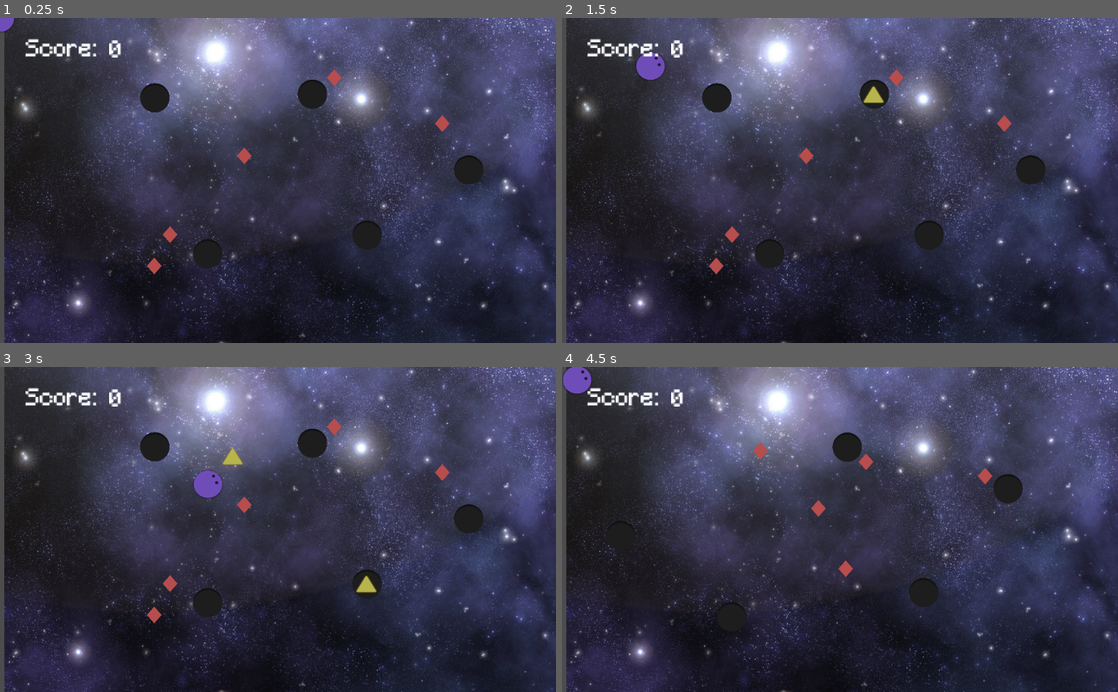
Above: before the commit, frames 1-4 (two rows, left to right).
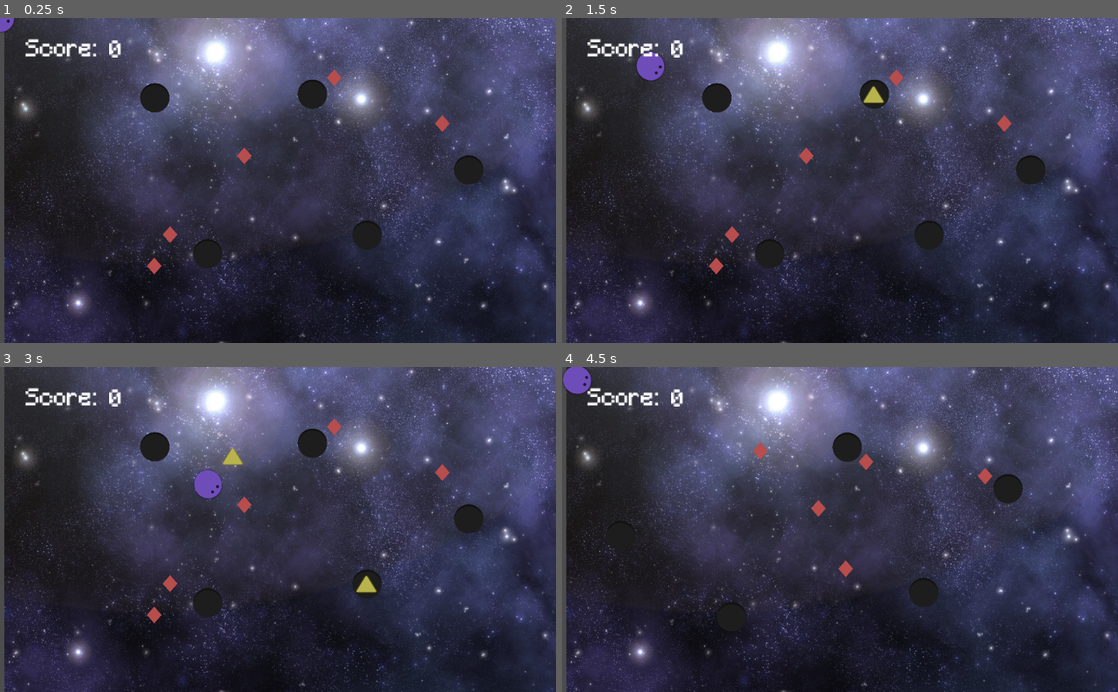
Above: after the commit, the same moments.

Repository: sennedjem/unq-ipv-minion1
Game: Godot game, scene res://scenes/Game.tscn
The game is run twice, just before and just after one commit, with the same random seed, the same clock (stepped at 60 frames per second) and the same inputs.
Inputs (mouse positions are in pixels of both pictures, inside the frame that each line leads up to):
- Up to frame 1 (0.25 s): no input
- Up to frame 2 (1.5 s): tap Enter at 0.5 s; move the mouse to (962, 164) at 0.52 s; move the mouse to (728, 196) at 1.27 s
- Up to frame 3 (3 s): move the mouse to (333, 458) at 2.02 s; move the mouse to (250, 594) at 2.77 s
- Up to frame 4 (4.5 s): move the mouse to (1006, 578) at 3.52 s; click "Play again" at 4.25 s

The runs differ from the first frame. In frame 1, less than 0.1% of the frame differs, in the area x 0-3%, y 0-5%; in frame 2, less than 0.1%, in the area x 13-19%, y 10-20%; in frame 3, less than 0.1%; in frame 4, less than 0.1%.

Commit message:
ahora violeta gira hacia donde esta el mouse

Diff:
--- a/scenes/Game.tscn
+++ b/scenes/Game.tscn
@@ -44,6 +44,7 @@
 
 [node name="VioletaSprite" type="AnimatedSprite" parent="Violeta"]
 position = Vector2( -0.104212, 0.202454 )
+rotation = 0.53058
 scale = Vector2( 0.242357, 0.233737 )
 frames = SubResource( 1 )
 
@@ -381,8 +382,6 @@
 [connection signal="timeout" from="Violeta/Dash" to="Violeta" method="_on_Dash_timeout"]
 [connection signal="timeout" from="RombitosTimer" to="." method="_on_Timer_timeout"]
 [connection signal="timeout" from="TriangulosTimer" to="." method="_on_TriangulosTimer_timeout"]
-[connection signal="pressed" from="GameOver/PlayAgainButton" to="." method="_on_Button_pressed"]
 [connection signal="pressed" from="GameOver/PlayAgainButton" to="." method="_on_PlayAgainButton_pressed"]
-[connection signal="pressed" from="GameOver/HighScoresButton" to="." method="_on_Button2_pressed"]
 [connection signal="pressed" from="GameOver/HighScoresButton" to="." method="_on_HighScoresButton_pressed"]
 [connection signal="pressed" from="HighScores/PlayAgainButton" to="." method="_on_PlayAgainButton_pressed"]
--- a/scripts/Game.gd
+++ b/scripts/Game.gd
@@ -101,7 +101,9 @@
 func _on_TriangulosTimer_timeout():
 	if(_full_triangles()):
 		_delete_older_triangle()
+		pass
 	else:
+		pass
 		_instance_triangle()
 
 func _full_triangles():
--- a/scripts/Violeta.gd
+++ b/scripts/Violeta.gd
@@ -15,7 +15,7 @@
 # Called when the node enters the scene tree for the first time.
 func _ready():
 	position=velocidad
-	pass # Replace with function body.
+
 
 
 # Called every frame. 'delta' is the elapsed time since the previous frame.
@@ -25,9 +25,11 @@
 	if puntero.length() > pointer_treshold:
 		if !dash:
 			direccion = puntero.normalized()
+			$VioletaSprite.look_at(get_global_mouse_position())
 		else:
 			velocidad = velocidad *3
-		position += direccion * (velocidad) * delta
+		var position_to = direccion * (velocidad) * delta
+		position += position_to
 
 func _input(ev):
 	if ev is InputEventKey and ev.scancode == 32:
